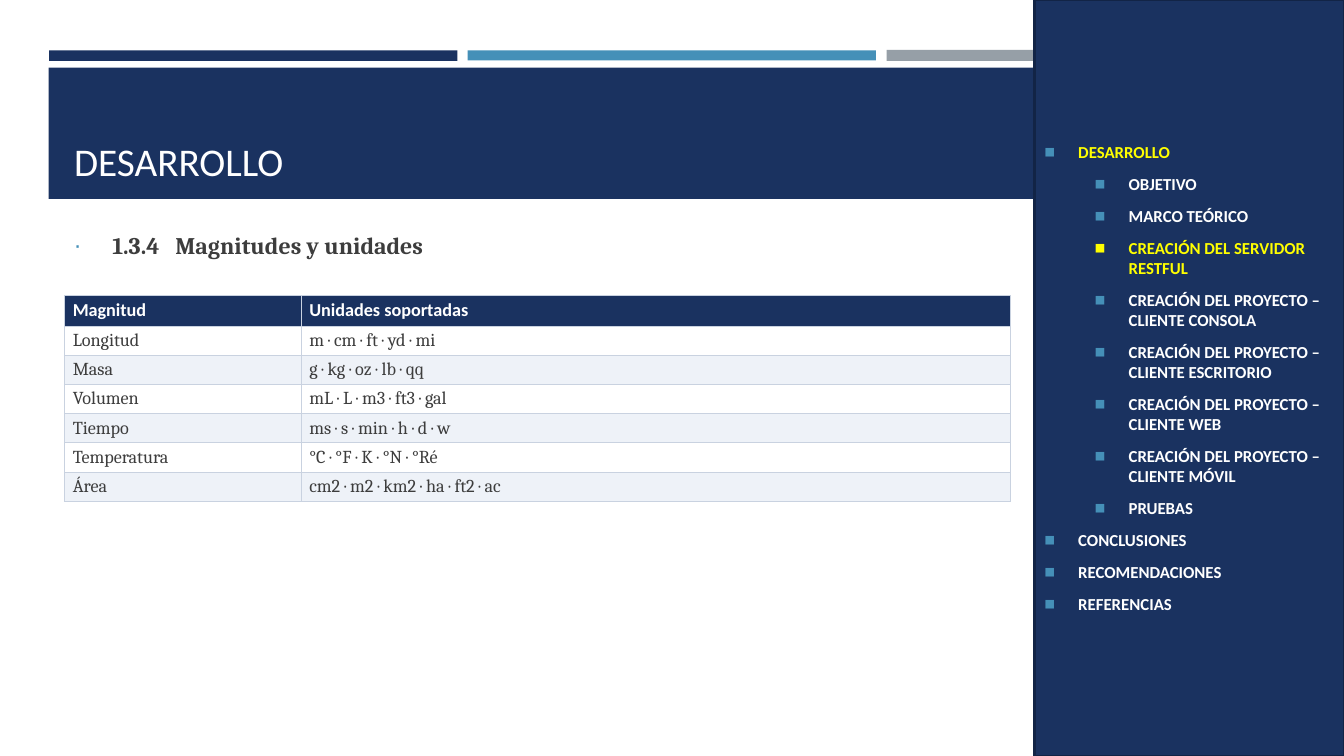
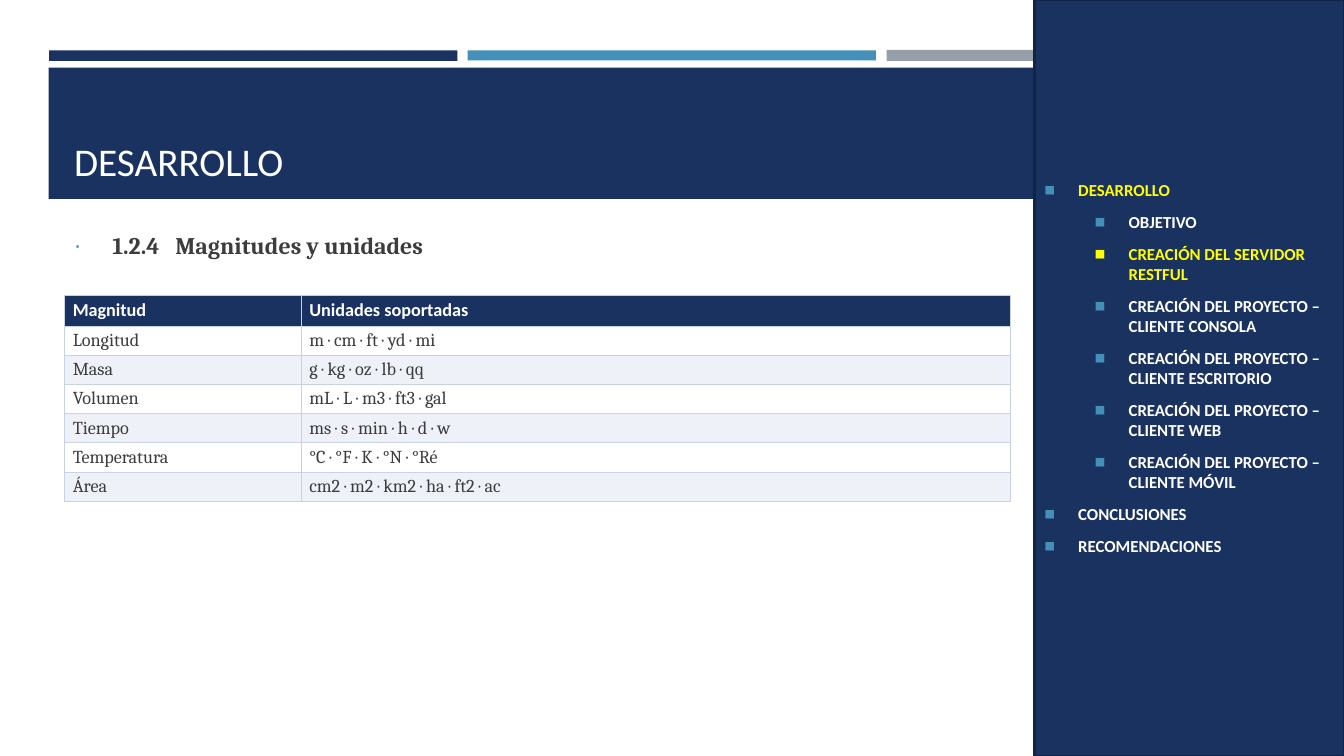
Before and after one commit to IMarcusDev/TI.1.4.-PAO202651_RESTFUL_DOTNET_SINBDD_NRC_36883_GR04, a slide deck: slide 7 of 05. DOCUMENTACION/PRESENTACION TI.1.4. RESTFUL sin BDD en DOTNET GR4.pptx (slide 11 before the commit). Drawn at 1344x756 pixels with LibreOffice and Linux fonts; fonts in the diff are those of the drawing. Boxes give left, top, right and bottom in pixels: in the first picture for what was removed or moved away, otherwise in the second. Text is boxed around its words. In the diff, an @@ line names an element or a change of style, - is before the commit and + after.

```diff
--- a/05. DOCUMENTACION/PRESENTACION TI.1.4. RESTFUL sin BDD en DOTNET GR4.pptx
+++ b/05. DOCUMENTACION/PRESENTACION TI.1.4. RESTFUL sin BDD en DOTNET GR4.pptx
@@ text in rectangle at bbox=[1129, 209, 1249, 222]: paragraph removed @@
-  ◼ MARCO TEÓRICO
@@ text at bbox=[112, 237, 423, 259]: text changed @@
-∙ 1.3.4 Magnitudes y unidades
+∙ 1.2.4 Magnitudes y unidades
@@ text in rectangle at bbox=[1129, 503, 1193, 514]: paragraph removed @@
-  ◼ PRUEBAS
@@ text in rectangle at bbox=[1078, 599, 1172, 610]: paragraph removed @@
-◼ REFERENCIAS
```
Also in this commit, not shown: 21 other slides changed, 7 slides removed.
